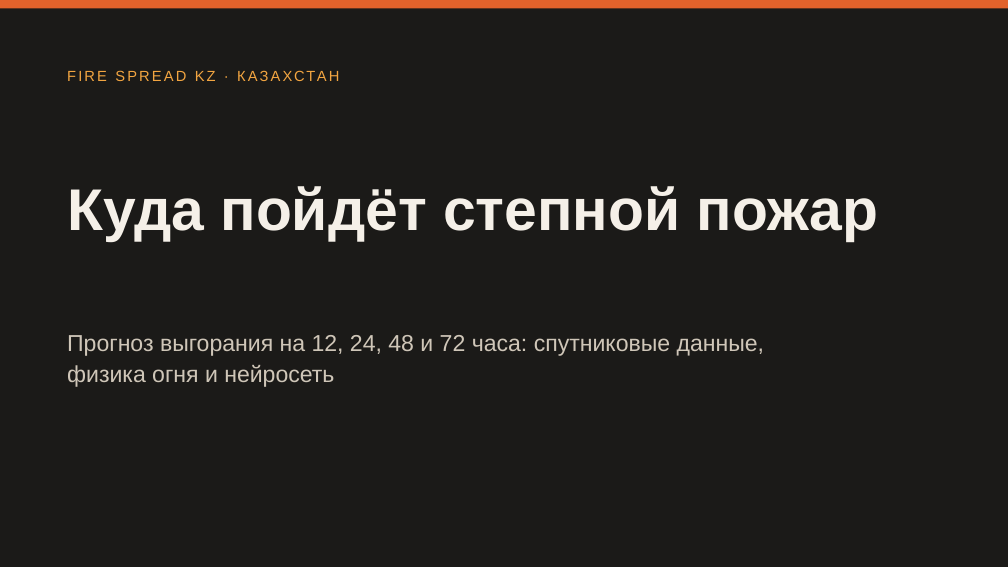
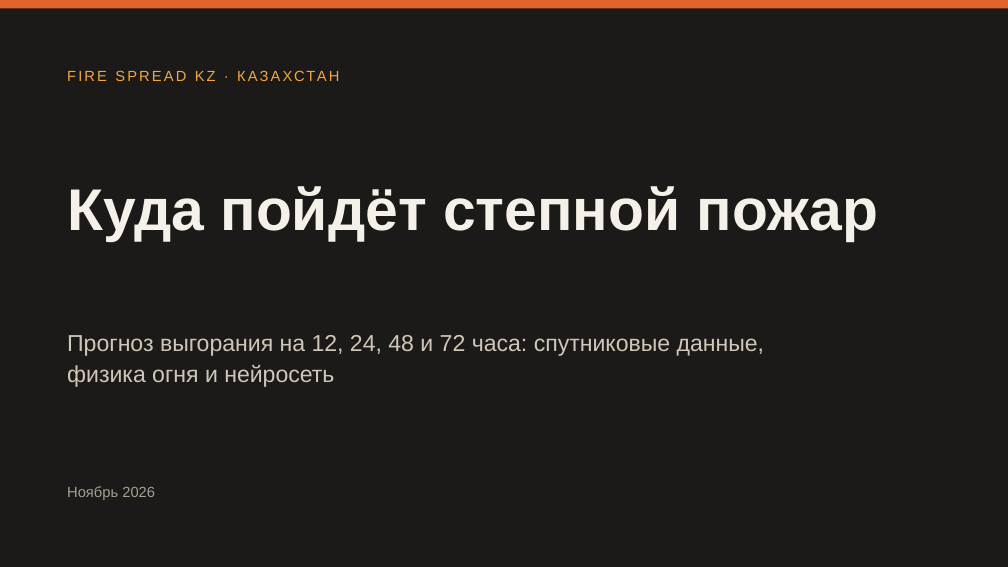
Before and after one commit to Bekabaev/fire_proj, a slide deck: slide 1 of presentation/presentation_editable.pptx. Drawn at 1008x567 pixels with LibreOffice and Linux fonts; fonts in the diff are those of the drawing. Boxes give left, top, right and bottom in pixels: in the first picture for what was removed or moved away, otherwise in the second. Text is boxed around its words. In the diff, an @@ line names an element or a change of style, - is before the commit and + after.

```diff
--- a/presentation/presentation_editable.pptx
+++ b/presentation/presentation_editable.pptx
@@ text added at box(67, 486, 155, 500), 14 pt, text #A89F92 @@
+Ноябрь 2026
```
Also in this commit, not shown: 14 other slides changed, 9 slides added, 1 slide removed, 24 other files.
